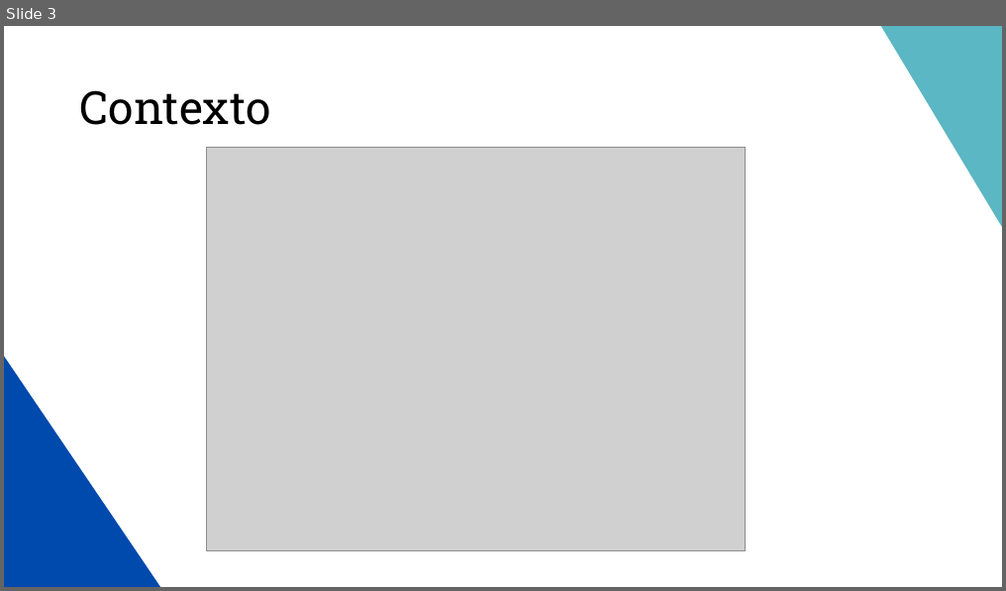
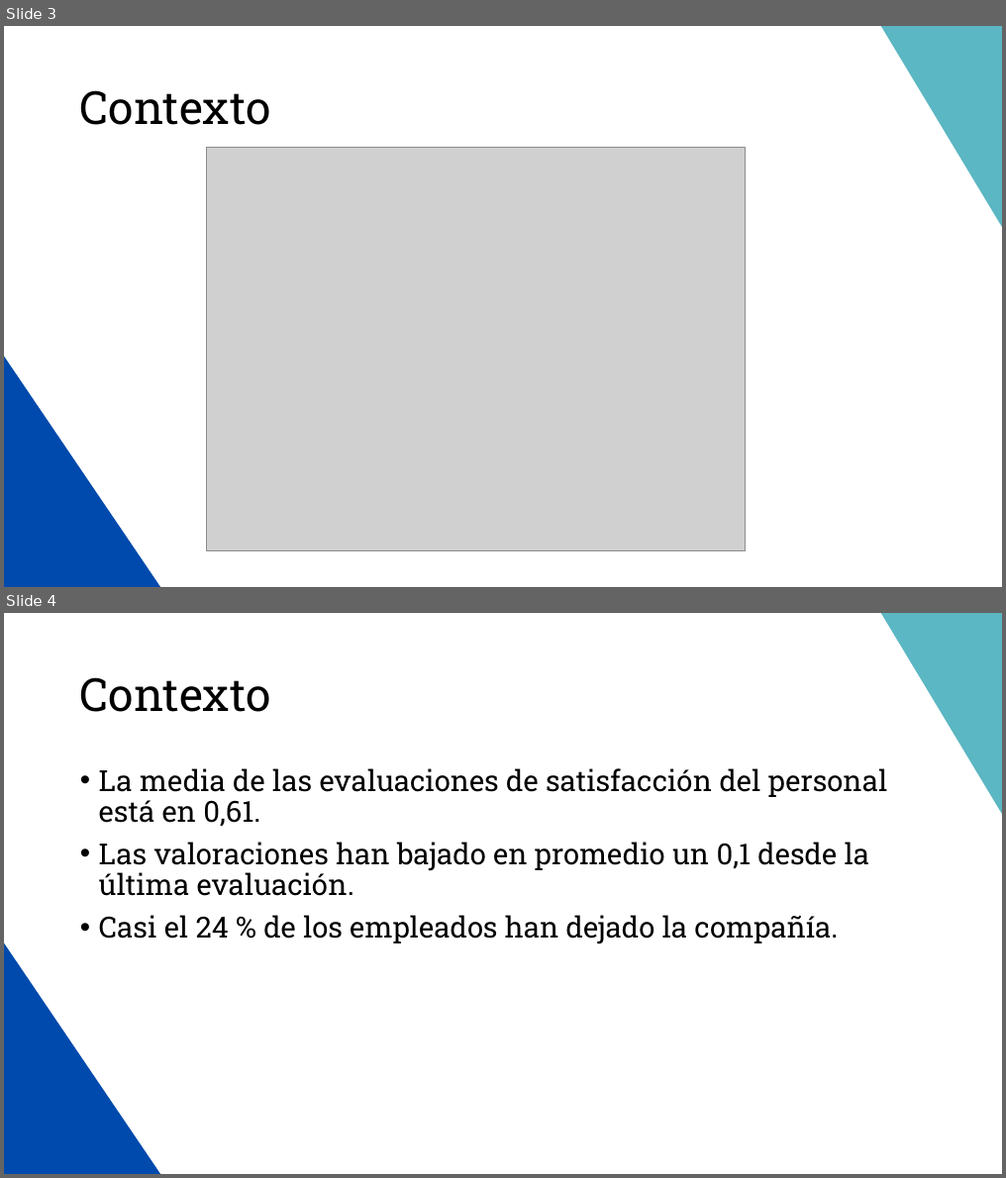
Before and after one commit to MiguelAMeloM/Miguel_DataAnalytics, a slide deck: RRHH/Data_Storytelling.pptx. Shown one above the other, each under a label of ours: slide 3 before the commit, slides 3 and 4 after it. The pictures are 1006x591 and 1006x1178 pixels, drawn with LibreOffice and Linux fonts; fonts in the diff are those of the drawing; grey boxes stand for pictures. Boxes give left, top, right and bottom in pixels: in the first picture for what was removed or moved away, otherwise in the second. Text is boxed around its words. In the diff, an @@ line names an element or a change of style, - is before the commit and + after.

```diff
--- a/RRHH/Data_Storytelling.pptx
+++ b/RRHH/Data_Storytelling.pptx
@@ slide 4 added at box(4, 613, 1002, 1174), background #FFFFFF; not listed: 2 template elements that a slide beside it also shows @@
@@ title added at box(80, 677, 270, 712), 44 pt, text #000000 @@
+Contexto
@@ text added at box(99, 768, 888, 945), 28 pt, text #000000 @@
+• La media de las evaluaciones de satisfacción del personal está en 0,61.
+• Las valoraciones han bajado en promedio un 0,1 desde la última evaluación.
+• Casi el 24 % de los empleados han dejado la compañía.
```
Also in this commit, not shown: 6 other slides added, 2 slides removed, 1 other file.
